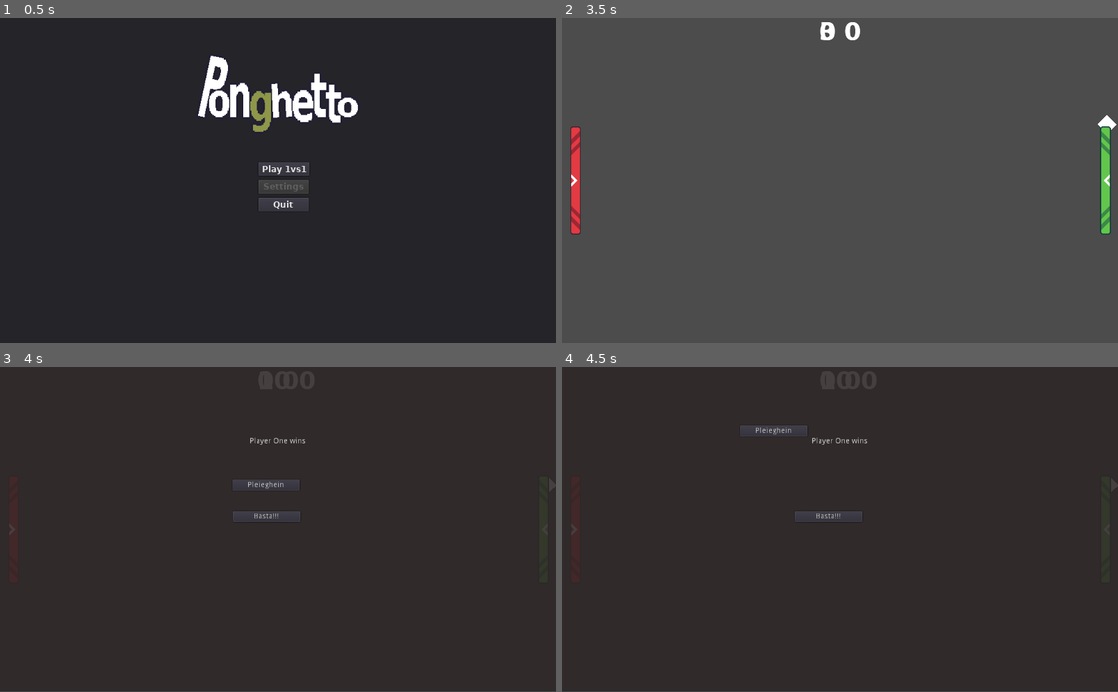
Above: before the commit, frames 1-4 (two rows, left to right).
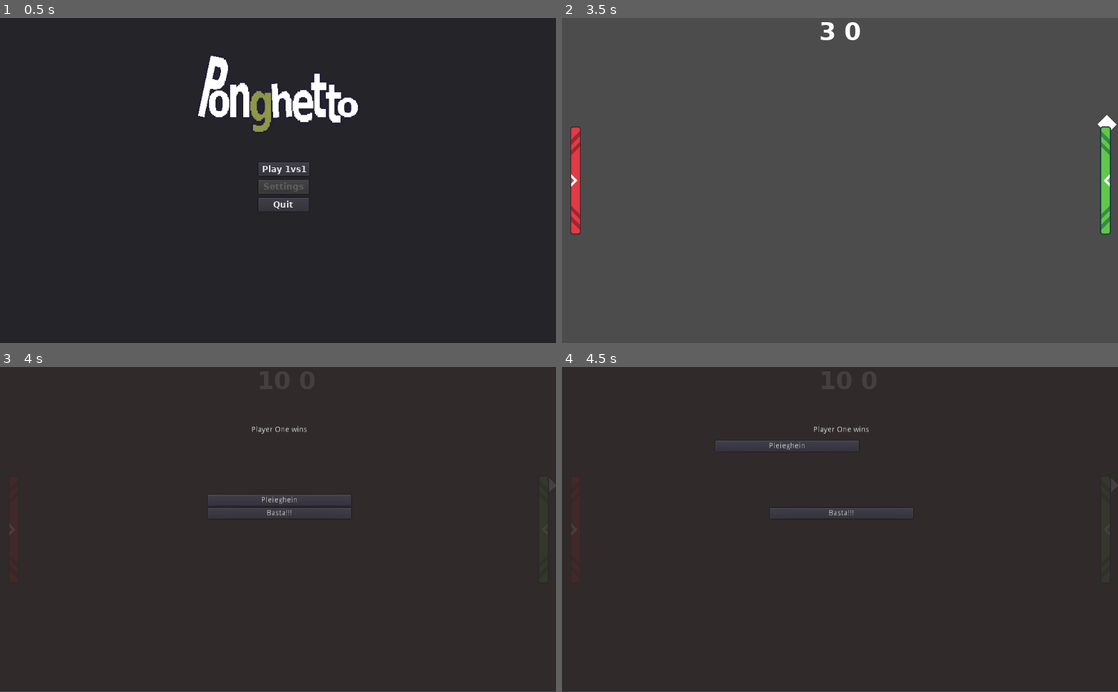
Above: after the commit, the same moments.

Repository: EvonoversGameJam/PongRaffoSinasio
Game: Godot game, scene res://scenes/Menu.tscn
Two runs of this game, one before a commit and one after it. Both use one fixed random seed, a clock stepped at 60 frames per second and the inputs below.
Inputs (mouse positions are in pixels of both pictures, inside the frame that each line leads up to):
- Up to frame 1 (0.5 s): no input
- Up to frame 2 (3.5 s): click "Play 1vs1" at 0.5 s; move the mouse to (962, 164) at 1.27 s; move the mouse to (728, 196) at 2.02 s; move the mouse to (895, 109) at 2.77 s
- Up to frame 3 (4 s): move the mouse to (250, 594) at 3.52 s
- Up to frame 4 (4.5 s): click "Pleieghein" at 4.25 s

Frame 1 is identical in both runs. In frame 2, less than 0.1% of the frame differs, in the area x 46-54%, y 1-7%; in frame 3, 1.4%, in the area x 37-64%, y 18-48%; in frame 4, 1.3%.

Commit message:
fix merge conflicts, connect GameOver signals

Diff:
--- a/scenes/GameManager.gd
+++ b/scenes/GameManager.gd
@@ -11,12 +11,12 @@
 
 
 
-func _on_PauseMenu_unpause():
+func _on_unpause():
 	$PauseMenu.hide()
 	get_tree().paused = false
 
 
-func _on_PauseMenu_main_menu():
+func _on_main_menu():
 	get_tree().paused = false
 	get_tree().change_scene("res://scenes/Menu.tscn")
 
@@ -38,8 +38,9 @@
 		return
 
 
-func _on_PauseMenu_restart() -> void:
+func _on_restart() -> void:
 	$ScoreCounter.reset_scores()
 	$Game.init()
 	$PauseMenu.hide()
+	$GameOver.hide()
 	get_tree().paused = false
--- a/scenes/GameManager.tscn
+++ b/scenes/GameManager.tscn
@@ -15,15 +15,14 @@
 
 [node name="ScoreCounter" parent="." instance=ExtResource( 4 )]
 
+[node name="GameOver" parent="." instance=ExtResource( 5 )]
+visible = false
+
 [node name="PauseMenu" parent="." instance=ExtResource( 1 )]
 visible = false
 
-[node name="ScoreCounter" parent="." instance=ExtResource( 4 )]
-
-[node name="GameOver" parent="." instance=ExtResource( 5 )]
-visible = false
-
 [connection signal="players_score" from="Game" to="." method="_on_Game_players_score"]
-[connection signal="main_menu" from="PauseMenu" to="." method="_on_PauseMenu_main_menu"]
-[connection signal="restart" from="PauseMenu" to="." method="_on_PauseMenu_restart"]
-[connection signal="unpause" from="PauseMenu" to="." method="_on_PauseMenu_unpause"]
+[connection signal="restart" from="GameOver" to="." method="_on_restart"]
+[connection signal="main_menu" from="PauseMenu" to="." method="_on_main_menu"]
+[connection signal="restart" from="PauseMenu" to="." method="_on_restart"]
+[connection signal="unpause" from="PauseMenu" to="." method="_on_unpause"]
--- a/scenes/GameOver.gd
+++ b/scenes/GameOver.gd
@@ -1,5 +1,9 @@
 extends Control
+signal restart
 
+onready var label = $MarginContainer/Label
+onready var pleieghein_btn = $VBoxContainer/Pleieghein
+onready var quit_btn = $VBoxContainer/Quit
 
 # Called when the node enters the scene tree for the first time.
 func _ready():
@@ -7,18 +11,22 @@
 
 
 func set_text(text):
-	$Label.text = text
+	label.text = text
 
 
 
-func _on_PleiegheinButton_mouse_entered():
+func _on_Pleieghein_mouse_entered():
 	var values = [-1, 1]
 	var space_amount = (values[randi() % 2] * 100)
-	$Pleieghein.margin_left += space_amount
-	$Pleieghein.margin_bottom += space_amount
-	$Pleieghein.margin_right += space_amount
-	$Pleieghein.margin_top += space_amount
+	pleieghein_btn.margin_left += space_amount
+	pleieghein_btn.margin_bottom += space_amount
+	pleieghein_btn.margin_right += space_amount
+	pleieghein_btn.margin_top += space_amount
 
 
 func _on_Quit_pressed():
 	get_tree().quit()
+
+
+func _on_Pleieghein_pressed():
+	emit_signal("restart")
--- a/scenes/GameOver.tscn
+++ b/scenes/GameOver.tscn
@@ -3,8 +3,8 @@
 [ext_resource path="res://scenes/GameOver.gd" type="Script" id=1]
 
 [node name="GameOver" type="Control"]
-margin_right = 40.0
-margin_bottom = 40.0
+margin_right = 1029.0
+margin_bottom = 602.0
 script = ExtResource( 1 )
 
 [node name="ColorRect" type="ColorRect" parent="."]
@@ -12,26 +12,41 @@
 margin_bottom = 599.0
 color = Color( 0.176471, 0.14902, 0.14902, 0.882353 )
 
-[node name="Label" type="Label" parent="."]
-margin_left = 460.0
-margin_top = 130.0
-margin_right = 533.0
-margin_bottom = 144.0
-text = "Game Over"
+[node name="VBoxContainer" type="VBoxContainer" parent="."]
+anchor_left = 0.5
+anchor_top = 0.5
+anchor_right = 0.5
+anchor_bottom = 0.5
+margin_left = -132.0
+margin_top = -65.0
+margin_right = 132.0
+margin_bottom = 65.0
 
-[node name="Pleieghein" type="Button" parent="."]
-margin_left = 428.0
-margin_top = 208.0
-margin_right = 552.0
-margin_bottom = 228.0
+[node name="Pleieghein" type="Button" parent="VBoxContainer"]
+margin_right = 264.0
+margin_bottom = 20.0
 text = "Pleieghein"
 
-[node name="Quit" type="Button" parent="."]
-margin_left = 429.0
-margin_top = 266.0
-margin_right = 553.0
-margin_bottom = 286.0
+[node name="Quit" type="Button" parent="VBoxContainer"]
+margin_top = 24.0
+margin_right = 264.0
+margin_bottom = 44.0
 text = "Basta!!!"
 
-[connection signal="mouse_entered" from="Pleieghein" to="." method="_on_PleiegheinButton_mouse_entered"]
-[connection signal="pressed" from="Quit" to="." method="_on_Quit_pressed"]
+[node name="MarginContainer" type="MarginContainer" parent="."]
+anchor_left = 0.5
+anchor_right = 0.5
+margin_left = -512.0
+margin_right = 512.0
+margin_bottom = 233.0
+
+[node name="Label" type="Label" parent="MarginContainer"]
+margin_top = 109.0
+margin_right = 1024.0
+margin_bottom = 123.0
+text = "Game Over"
+align = 1
+
+[connection signal="mouse_entered" from="VBoxContainer/Pleieghein" to="." method="_on_Pleieghein_mouse_entered"]
+[connection signal="pressed" from="VBoxContainer/Pleieghein" to="." method="_on_Pleieghein_pressed"]
+[connection signal="pressed" from="VBoxContainer/Quit" to="." method="_on_Quit_pressed"]
